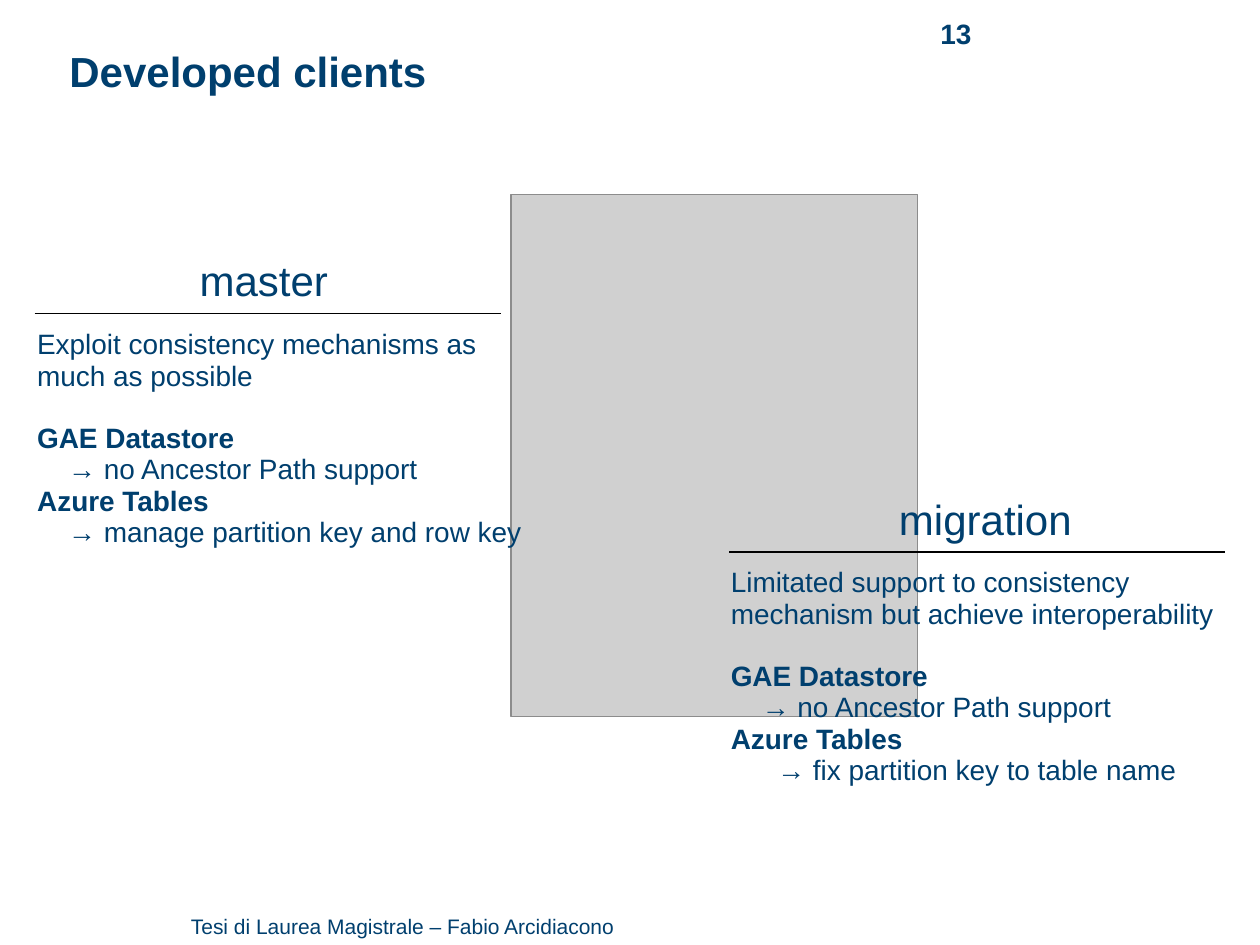
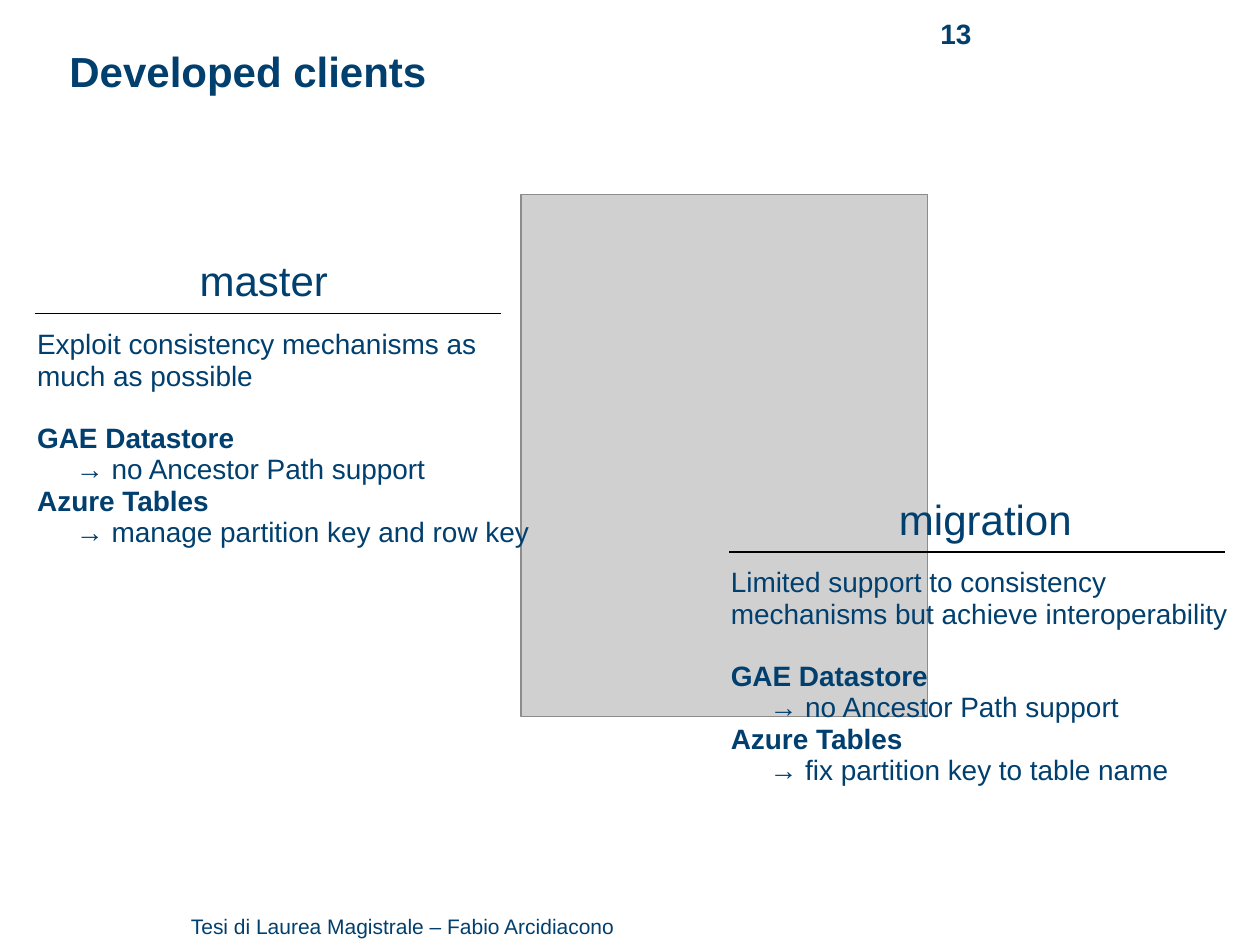
Before and after one commit to arci/thesis, a slide deck: slide 13 of presentation/ThesisPresentation.pptx. Drawn at 1260x945 pixels with LibreOffice and Linux fonts; fonts in the diff are those of the drawing; grey boxes stand for pictures; background and template pictures are left out. Boxes give left, top, right and bottom in pixels: in the first picture for what was removed or moved away, otherwise in the second. Text is boxed around its words. In the diff, an @@ line names an element or a change of style, - is before the commit and + after.

```diff
--- a/presentation/ThesisPresentation.pptx
+++ b/presentation/ThesisPresentation.pptx
@@ picture: place and size @@
-picture at [512,195,919,717]
+picture at [520,195,927,717]
@@ text "Exploit consistency mechanisms as much ..." rewrapped from [37,333,521,547] to [37,333,528,547] @@
@@ text at [731,571,1227,629]: text changed @@
-Limitated support to consistency
-mechanism but achieve interoperability
+Limited support to consistency
+mechanisms but achieve interoperability
```
Also in this commit, not shown: 13 other slides changed, 2 other files.
